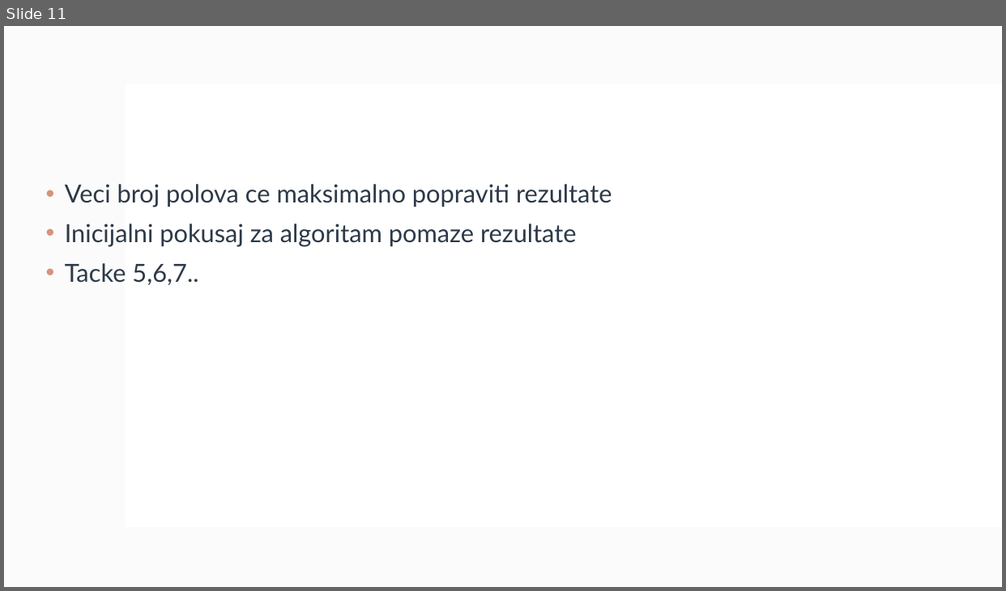
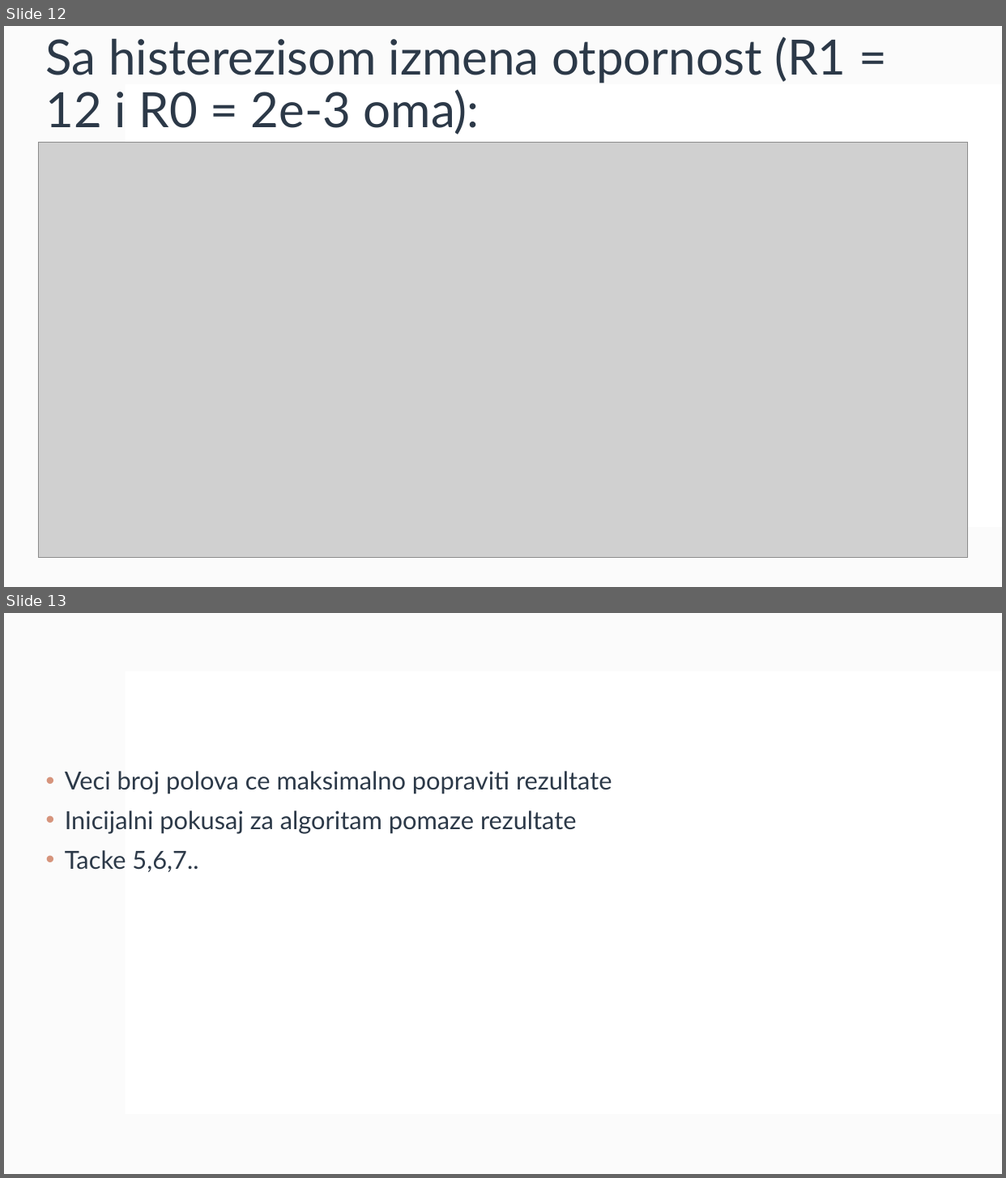
Before and after one commit to novakovicluka97/battery_parameter_parsing, a slide deck: Docs/Battery Cell parameter parsing.pptx. Shown one above the other, each under a label of ours: slide 11 before the commit, slides 12 and 13 after it. The pictures are 1006x591 and 1006x1178 pixels, drawn with LibreOffice and Linux fonts; fonts in the diff are those of the drawing; grey boxes stand for pictures. Boxes give left, top, right and bottom in pixels: in the first picture for what was removed or moved away, otherwise in the second. Text is boxed around its words. In the diff, an @@ line names an element or a change of style, - is before the commit and + after.

```diff
--- a/Docs/Battery Cell parameter parsing.pptx
+++ b/Docs/Battery Cell parameter parsing.pptx
@@ slide 12 added at (x1=4, y1=26, x2=1002, y2=587), background #FFFFFF; not listed: 2 template elements that a slide beside it also shows @@
@@ title added at (x1=46, y1=37, x2=846, y2=135), 46.8 pt, text #2C3948 @@
+Sa histerezisom izmena otpornost (R1 = 12 i R0 = 2e-3 oma):
@@ picture added at (x1=39, y1=142, x2=967, y2=558) @@
@@ what was slide 11 is now slide 13 @@
```
Also in this commit, not shown: 6 slides changed, 1 other slide added.
